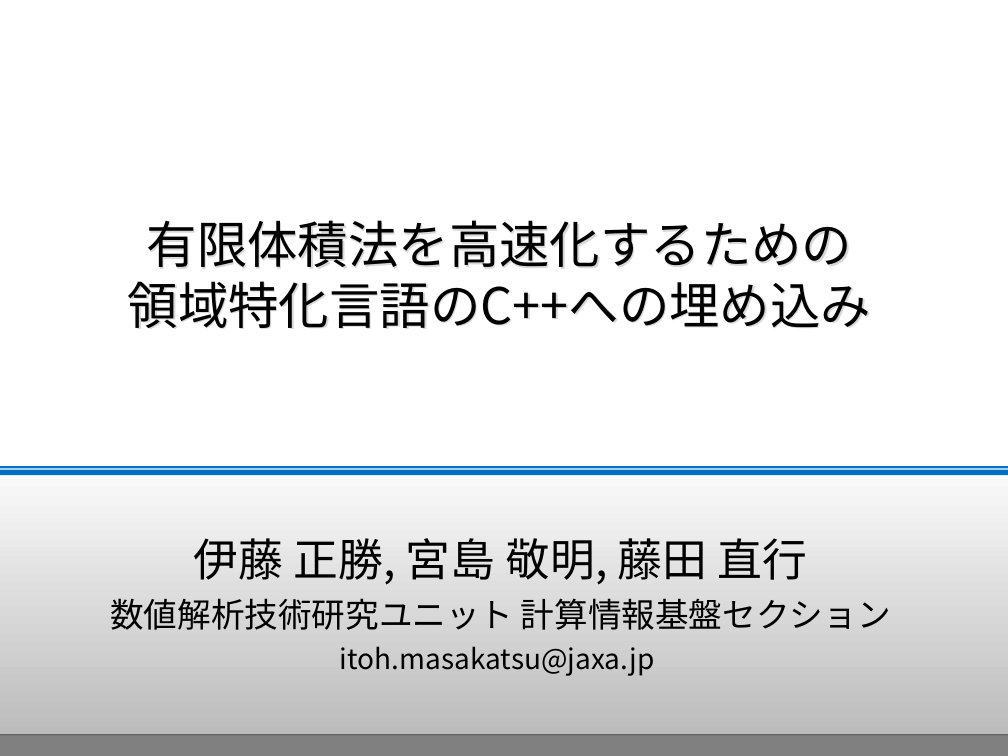
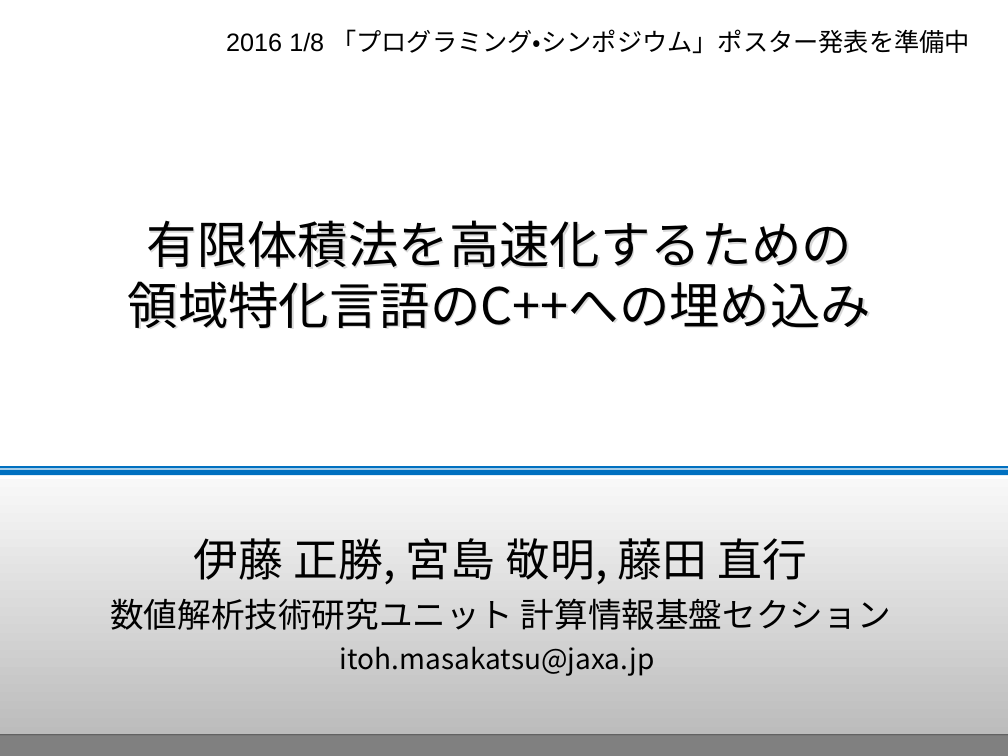
Before and after one commit to masa-ito/ProtoToPoisson, a slide deck: slide 1 of doc/第57回プログラミング・シンポジウム/presentationAtJaxaOn10Dec2015/ProtoFVM_PresentationAtJaxaOn10Dec2015.ppt. Drawn at 1008x756 pixels with LibreOffice and Linux fonts; fonts in the diff are those of the drawing; background and template pictures are left out. Boxes give left, top, right and bottom in pixels: in the first picture for what was removed or moved away, otherwise in the second. Text is boxed around its words. In the diff, an @@ line names an element or a change of style, - is before the commit and + after.

```diff
--- a/doc/第57回プログラミング・シンポジウム/presentationAtJaxaOn10Dec2015/ProtoFVM_PresentationAtJaxaOn10Dec2015.ppt
+++ b/doc/第57回プログラミング・シンポジウム/presentationAtJaxaOn10Dec2015/ProtoFVM_PresentationAtJaxaOn10Dec2015.ppt
@@ text added at (226,29,970,54), 18 pt, text #000000 @@
+2016 1/8 「プログラミング・シンポジウム」ポスター発表を準備中
```
Also in this commit, not shown: 5 other slides changed.
